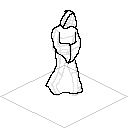
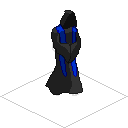
Two versions of the same layered image (128 x 128). Layer-by-layer changes:
removed layer "sketch" over [45, 10, 83, 95]
added layer "highlights" (multiply) above "colors" over [45, 10, 81, 95]
added layer "colors" above "mannekin" over [45, 10, 83, 95]
